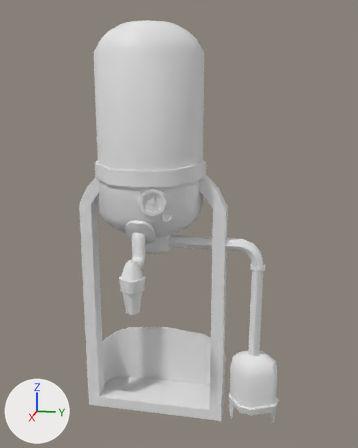
An edit to the FBX model BurdenOfChoices_Project/Assets/_BurdenOfChoices_Root/3D/Models/Props/Normals/SM_WineDeposit.fbx, drawn before and after from the same camera.
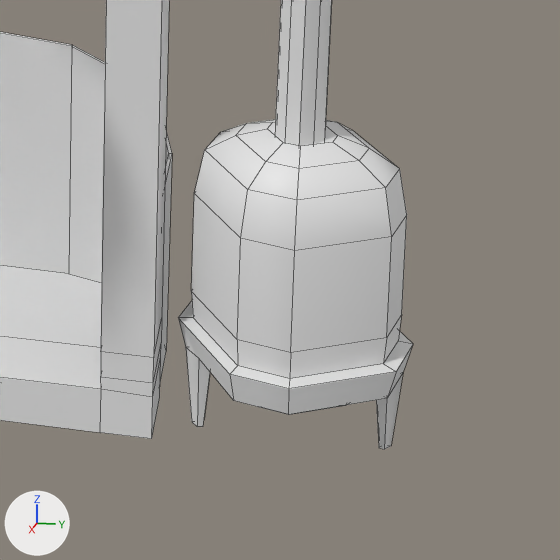
Old and new are each drawn whole from a 50 mm lens placed at (2.81, 0.73, 1.97), pointed at (0.06, 0.18, 1.28) and again close up on the part from 52% to 87% of the width and 72% to 100% of the height. Lighting does not change. The marker at lower left points along +X, +Y and +Z. The older version's two pictures come first. The close-ups show mesh edges as thin lines. Where no turn or scale is listed for an object, it has been applied to the vertices. Vertices at exactly the same position are counted once.
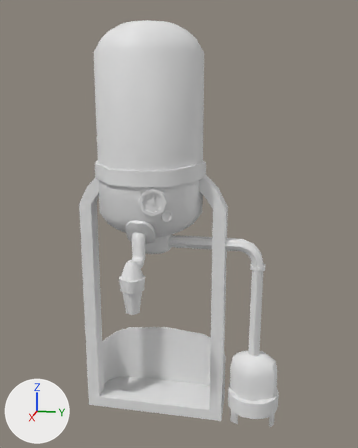
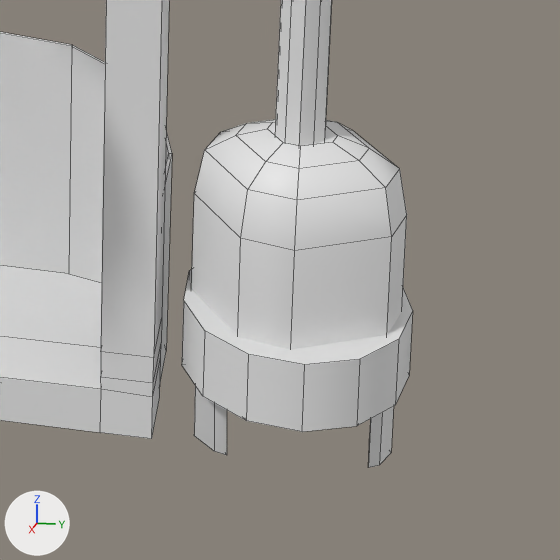
Where the newer file only moved an object's origin or applied its transform, the numbers keep the older frame.

The edits, one by one:
me_cylinder_029 is used by ob_cylinder_019; location (0.007, 0.643, 0.198).
me_cylinder_029 had 112 vertices, 104 faces and spanned x -0.138..0.138, y -0.162..0.162, z -0.187..0.278.
me_cylinder_029 now has 78 vertices, 62 faces and spans x -0.12..0.12, y -0.144..0.144, z -0.136..0.278.
Part 1, on me_cylinder_029:
34 vertices are removed from x -0.138..0.138, y -0.162..0.162, z -0.187..-0.024.
42 faces are deleted.
Mesh me_cylinder_045 is new.
It has 46 vertices, 37 faces and spans x -0.156..0.156, y 0.491..0.802, z 0.0..0.221.
Object 'Cylinder.036' (ob_cylinder_036) is new; it shows me_cylinder_045.
Its location is (0.0, 0.0, 0.0).

Location of each change, (x1, y1, x2, y2) in pixels of the close-ups (560 x 560 px):
'Cylinder.019', reshaped
    before: (178, 119, 413, 449)
    after: (192, 119, 407, 350)
'Cylinder.036', added
    after: (182, 269, 413, 468)
part 1 of me_cylinder_029, deleted
    before: (178, 301, 413, 449)
